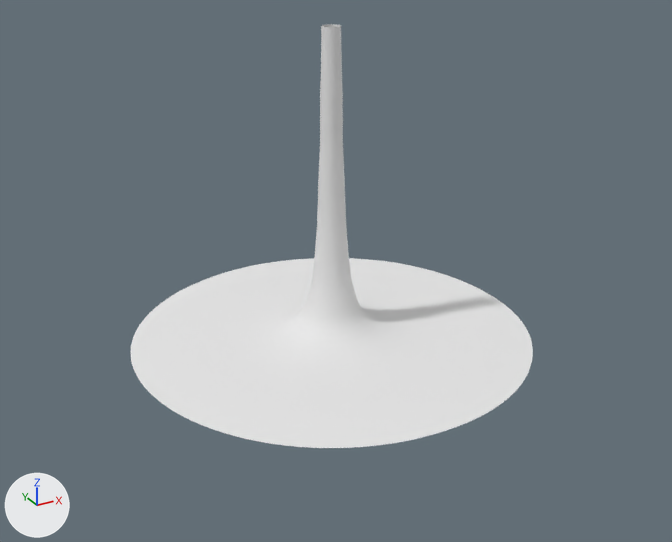
The Blender file MESHES/warp_tunnel.blend: old version first, new version second.
One viewpoint serves both versions: a 50 mm lens placed at (-32.7, -60.2, 35.5), pointed at (-0.9, -2.4, 6.6). Lighting does not change. The marker at lower left points along +X, +Y and +Z.

Names of what the first picture shows: 'NMS_WARPTUNNEL'.
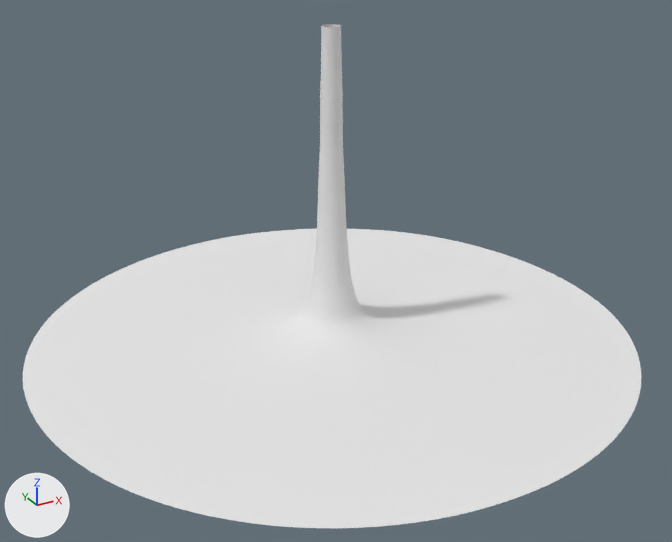
Boxes (x1, y1, x2, y2) around the edits, measured in the pictures (672 x 542 px; the box of a moved part takes in the faces that stretch with it):
'NMS_WARPTUNNEL', reshaped (54% wider, 19% taller)
    before: (131, 24, 533, 448)
    after: (23, 24, 641, 528)
part 1 of me_nms_cylinder, moved or reshaped
    before: (131, 258, 533, 448)
    after: (23, 229, 641, 528)

The change in detail:
me_nms_cylinder is used by ob_nms_warptunnel; parent ob_nms_scene; location (0.0, 0.0, 0.0); rotation (0.0, 3.142, 0.0), in degrees (0, 180, 0); scale (0.18, 0.18, 2.95).
me_nms_cylinder had 16128 vertices, 16000 faces and spanned x -90.0..90.0, y -90.0..90.0, z -8.0..0.0.
me_nms_cylinder now has 16128 vertices, 16000 faces and spans x -135.0..135.0, y -136.0..135.0, z -8.0..0.0.
me_nms_cylinder part 1: 5094 of 16128 vertices moved; they spanned x -90.0..90.0, y -90.0..90.0, z -1.0..0.0 and now span x -135.0..135.0, y -136.0..135.0, z -1.0..0.0; mean shift (0.0, 0.0, 0.0); largest move (-35.0, -84.0, 0.0) -> (-52.0, -126.0, 0.0).
